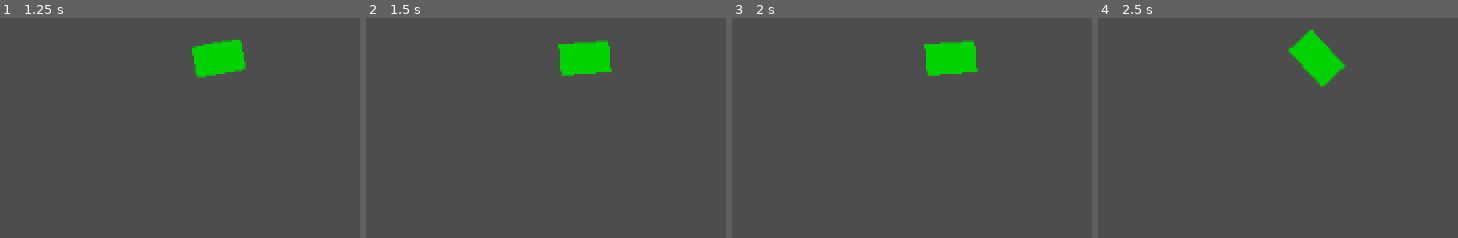
Above: before the commit, frames 1-4 (left to right).
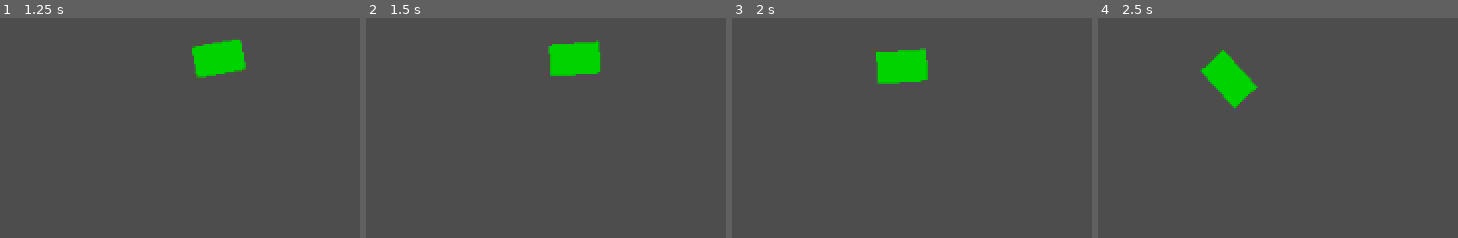
Above: after the commit, the same moments.

Repository: AndrewJDGalga/godot-simpleshooter
Game: Godot game, scene res://lv/test_space.tscn
Same seed, same stepped clock (60 frames per second), same inputs: the game is played once before the commit and once after it. The project has no main scene, so this scene is started directly.
Inputs:
- Up to frame 1 (1.25 s): tap Enter at 0.5 s; hold D (right) from 0.53 s (still down); tap Space (fire_laser) at 0.6 s
- Up to frame 2 (1.5 s): tap Space (fire_laser) at 1.25, 1.35 s; release D (right) at 1.28 s; hold Down (down) from 1.28 s (still down)
- Up to frame 3 (2 s): keep holding Down (down)
- Up to frame 4 (2.5 s): release Down (down) at 2.03 s; hold D (right) from 2.03 s (still down); tap Space (fire_laser) at 2.1 s

Frame 1 is identical in both runs. In frame 2, 0.9% of the frame differs, in the area x 50-69%, y 10-27%; in frame 3, 4.1%; in frame 4, 4.2%, in the area x 28-69%, y 5-41%.

Commit message:
asteroids movement, add-back wrap next.

Diff:
--- a/entity/entityScripts/player_space.gd
+++ b/entity/entityScripts/player_space.gd
@@ -63,11 +63,16 @@
 var rot_dir = 0
 
 func move():
-	dir = Input.get_axis("up", "down")
-	if Input.is_action_pressed("up"):
+	velocity += Input.get_axis("down", "up") * Vector2.UP.rotated(rotation) * 5
+	velocity = velocity.clamp(Vector2(-50,-50), Vector2(50,50))
+
+	print(velocity)
+	#if Input.is_action_pressed("up"):
 		#velocity = global_position.rotated(rotation)
-		velocity = Vector2.UP.rotated(rotation) * 50
-		move_and_slide()
+		#velocity += Vector2.UP.rotated(rotation) * 50
+	#if Input.is_action_pressed("down"):
+		#velocity -= Vector2.UP.rotated(rotation) * 50
+	move_and_slide()
 	#if Input.is_action_pressed("up"):
 		#pass
 	#if Input.is_action_pressed("down"):
